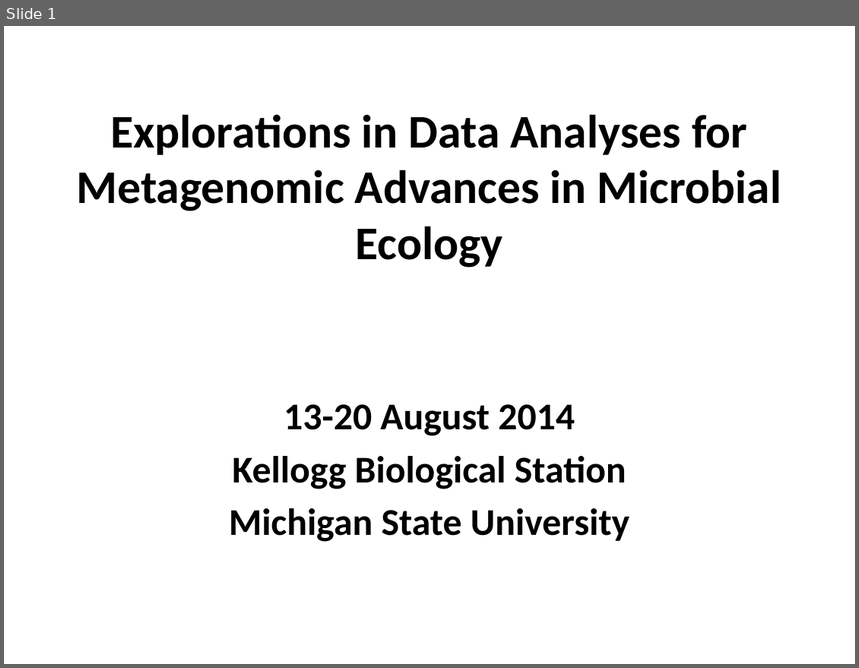
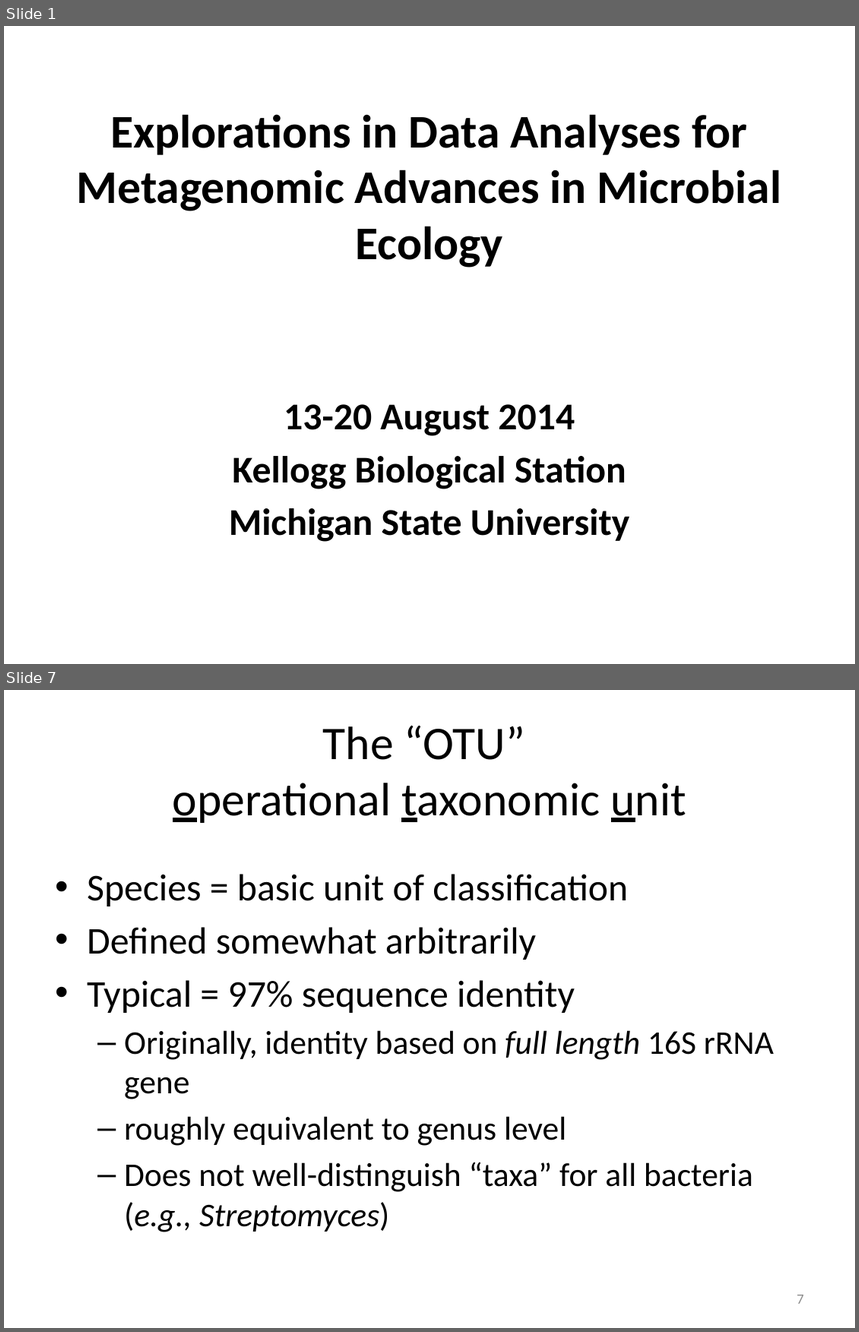
Before and after one commit to edamame-course/docs, a slide deck: _site/extra/Presentations/2014-08-13-PM_Ashley_Lecture1.pptx. Shown one above the other, each under a label of ours: slide 1 before the commit, slides 1 and 7 after it; the slides between them are not shown. The pictures are 859x668 and 859x1332 pixels, drawn with LibreOffice and Linux fonts; fonts in the diff are those of the drawing; background and template pictures are left out. Boxes give left, top, right and bottom in pixels: in the first picture for what was removed or moved away, otherwise in the second. Text is boxed around its words. In the diff, an @@ line names an element or a change of style, - is before the commit and + after.

```diff
--- a/_site/extra/Presentations/2014-08-13-PM_Ashley_Lecture1.pptx
+++ b/_site/extra/Presentations/2014-08-13-PM_Ashley_Lecture1.pptx
@@ slide 7 added at [4,690,855,1328], background #FFFFFF @@
@@ title added at [173,725,686,823], 39.6 pt, text #000000 @@
+The “OTU”
+operational taxonomic unit
@@ text added at [87,874,774,1233], 28 pt, text #000000 @@
+• Species = basic unit of classification
+• Defined somewhat arbitrarily
+• Typical = 97% sequence identity
+  – Originally, identity based on full length 16S rRNA gene
+  – roughly equivalent to genus level
+  – Does not well-distinguish “taxa” for all bacteria (e.g., Streptomyces)
@@ page number added at [797,1295,804,1304], 12 pt, text #8C8C8C @@
+7
```
Also in this commit, not shown: 10 other slides added, 23 other files.
